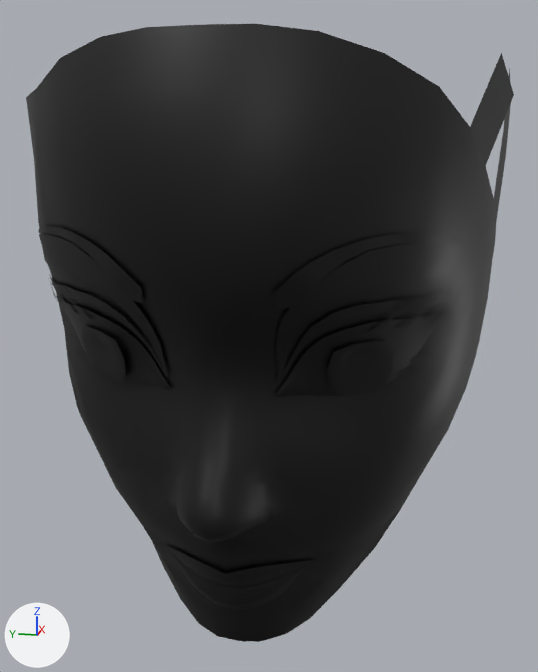
What one commit did to the FBX model Data/DemoTest/head/head.fbx.
Before and after are seen from a 50 mm lens placed at (-0.179, 0.021, 0.063), pointed at (0.073, 0.072, 0.0). Every picture has the same lights, and +X, +Y and +Z are marked at lower left. Where no turn or scale is listed for an object, it has been applied to the vertices.

The older version as bpy lines, for what is in view:
```python
mat_lashes = principled_material('lashes')
mat_lashes.base_color = (0.0, 0.0, 0.0)  # black #000000
me_head = bpy.data.meshes.new('head')
me_head.from_pydata(...)  # 1215 vertices, 929 faces; spans x -0.062..0.073, y -0.086..0.084, z -0.107..0.095
me_head.materials.append(mat_lashes)  # black #000000
ob_head = bpy.data.objects.new('head', me_head)
ob_head.location = (0.0651, 0.0764, -0.001)
```
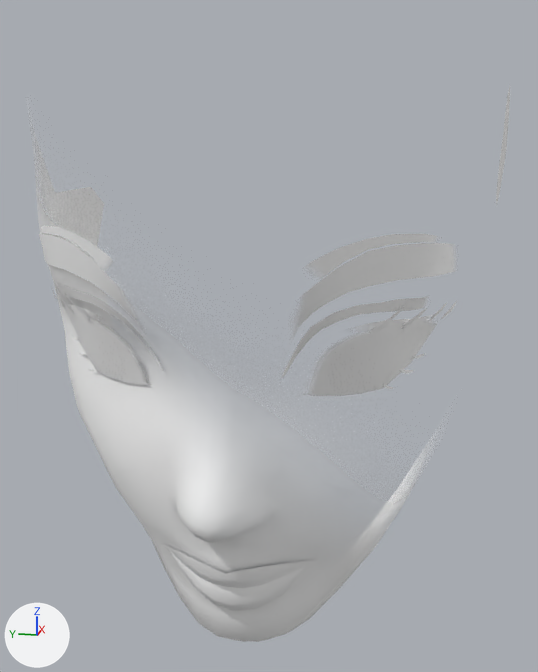
What changed in the scene script:
```text
Add img_sprite_tga:
    img_sprite_tga = load_image('sprite.tga', 'sprite.tga', 128, 128, 'sRGB')
Change mat_lashes:
    remove mat_lashes.base_color = (0.0, 0.0, 0.0)  # black #000000
    add mat_lashes.texture = img_sprite_tga  # with its transparency
```

Boxes (x1, y1, x2, y2) around the edits, measured in the pictures (538 x 672 px):
'head', surface changed (black to grey)
    both: (26, 24, 514, 642)
